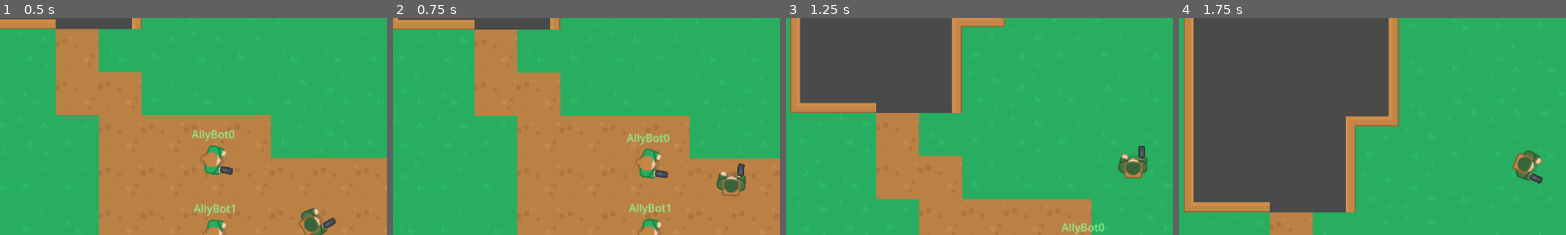
Above: before the commit, frames 1-4 (left to right).
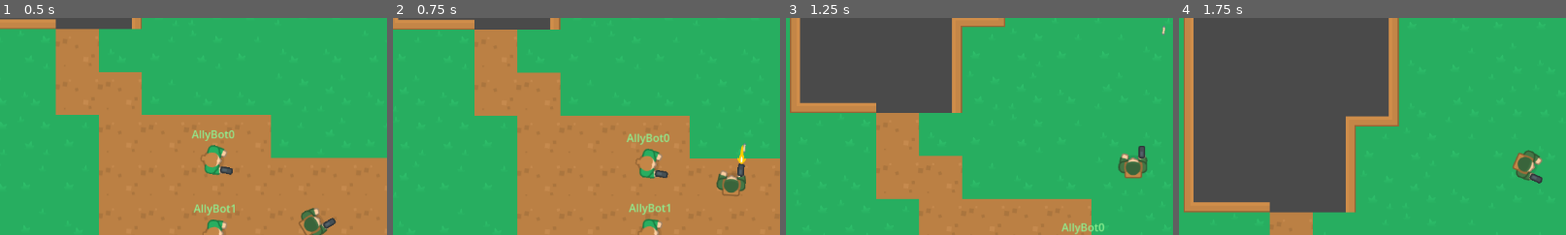
Above: after the commit, the same moments.

Repository: ZeromaXHe/MyGitRepository
Game: Godot game, scene res://scenes/main.tscn
Same seed, same stepped clock (60 frames per second), same inputs: the game is played once before the commit and once after it.
Inputs (mouse positions are % of the whole screen's width and height, from its top left):
- Up to frame 1 (0.5 s): no input
- Up to frame 2 (0.75 s): move the mouse to (50, 10) at 0.52 s; hold W (up) from 0.53 s (still down); click (50, 10) at 0.6 s
- Up to frame 3 (1.25 s): keep holding W (up)
- Up to frame 4 (1.75 s): keep holding W (up); move the mouse to (80, 65) at 1.27 s; click (80, 65) at 1.35 s
The pictures show only the part of the screen within x 5-55%, y 8-58%; the shares and areas given below are measured in that part.

Frame 1 is identical in both runs. In frame 2, 0.1% of the frame differs, in the area x 88-92%, y 57-68%; in frame 3, less than 0.1%; in frame 4, nothing differs.

Commit message:
fix(GodotDemo): GodotProjects 基地占领进度显示的一些 bug；缩小击杀信息显示的大小（目前无法解决该区域无法射击的 bug）

Diff:
--- a/GodotDemo/GodotProjects/scenes/gui.tscn
+++ b/GodotDemo/GodotProjects/scenes/gui.tscn
@@ -15,7 +15,14 @@
 layout_mode = 2
 size_flags_vertical = 3
 
-[node name="KillInfo" type="RichTextLabel" parent="Rows/TopRow"]
+[node name="MarginContainer" type="MarginContainer" parent="Rows/TopRow"]
+layout_mode = 2
+size_flags_horizontal = 3
+theme_override_constants/margin_left = 50
+theme_override_constants/margin_top = 10
+theme_override_constants/margin_right = 850
+
+[node name="KillInfo" type="RichTextLabel" parent="Rows/TopRow/MarginContainer"]
 layout_mode = 2
 size_flags_horizontal = 3
 bbcode_enabled = true
--- a/GodotDemo/GodotProjects/scripts/capturable_base.gd
+++ b/GodotDemo/GodotProjects/scripts/capturable_base.gd
@@ -35,6 +35,12 @@
 	if majority_team == Team.Side.NEUTRAL:
 		return
 	var diff_abs = abs(player_unit_count - enemy_unit_count)
+	# 这里不判断的话，会在已占领的情况下重复显示占领信息
+	if majority_team == team_to_capture and occupy_progress == max_occupy_progress:
+		return
+	# 占领进度会发生改变，需要显示
+	if not v_box_container.visible:
+		v_box_container.visible = true
 	if majority_team == team_to_capture:
 		# 将要占领方占优，增加占领进度
 		occupy_progress = min(occupy_progress + delta * diff_abs, max_occupy_progress);
@@ -49,8 +55,6 @@
 		# 抵抗占领方占优，扣减占领进度
 		occupy_progress -= delta;
 		if (occupy_progress < 0):
-			if not v_box_container.visible:
-				v_box_container.visible = true
 			team_to_capture = majority_team
 			occupy_progress = -occupy_progress
 			progress_bar.modulate = get_color(majority_team)
--- a/GodotDemo/GodotProjects/scripts/main.gd
+++ b/GodotDemo/GodotProjects/scripts/main.gd
@@ -7,8 +7,8 @@
 @onready var enemy_ai: MapAI = $EnemyMapAI
 @onready var bullet_manager: BulletManager = $BulletManager
 @onready var camera: Camera2D = $Camera2D
-# 居然可以拿到子场景的节点！
-@onready var kill_info: RichTextLabel = $GUI/Rows/TopRow/KillInfo
+# TODO: 居然可以拿到子场景的节点！这是一种不好的实现方式，和 GUI 场景严重耦合，之后修改
+@onready var kill_info: RichTextLabel = $GUI/Rows/TopRow/MarginContainer/KillInfo
 @onready var name_labels_manager: NameLabelsManager = $GUIManager/NameLabelsManager
 @onready var player_respawn_point: Node2D = $PlayerRespawnPoint
 
